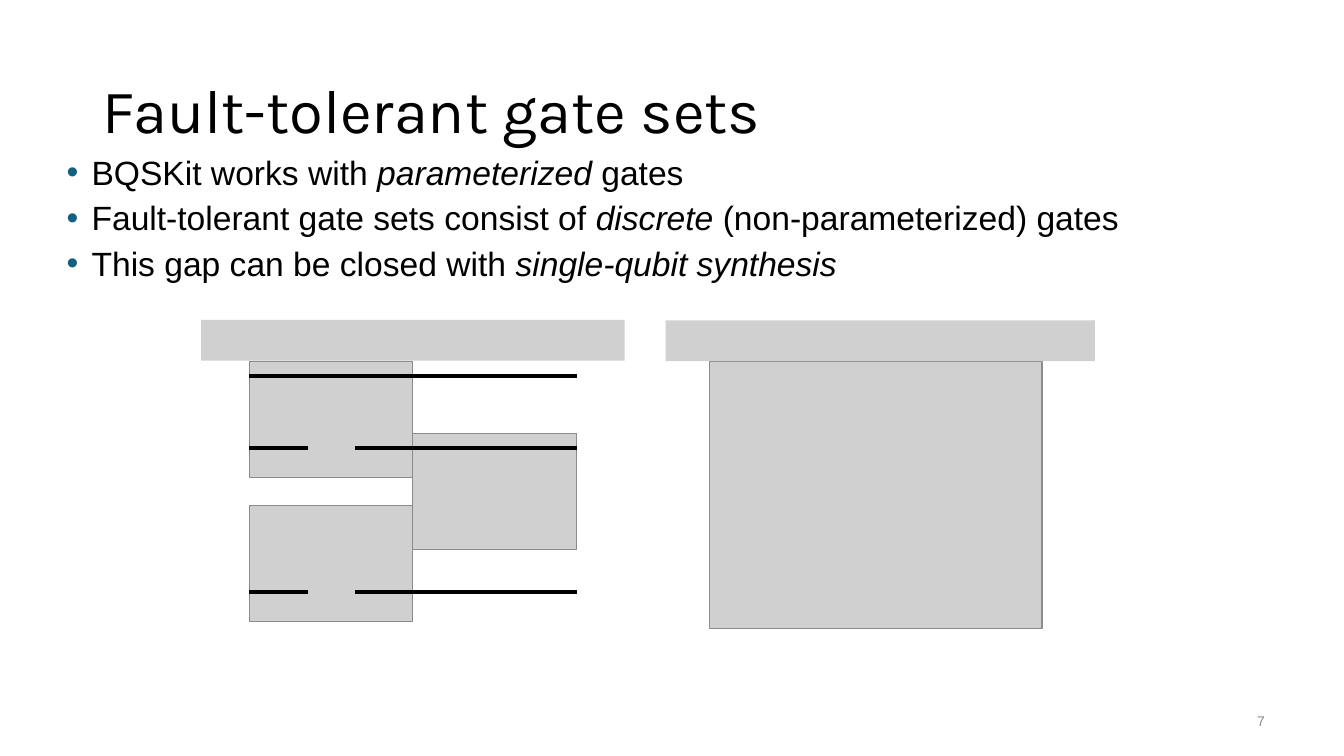
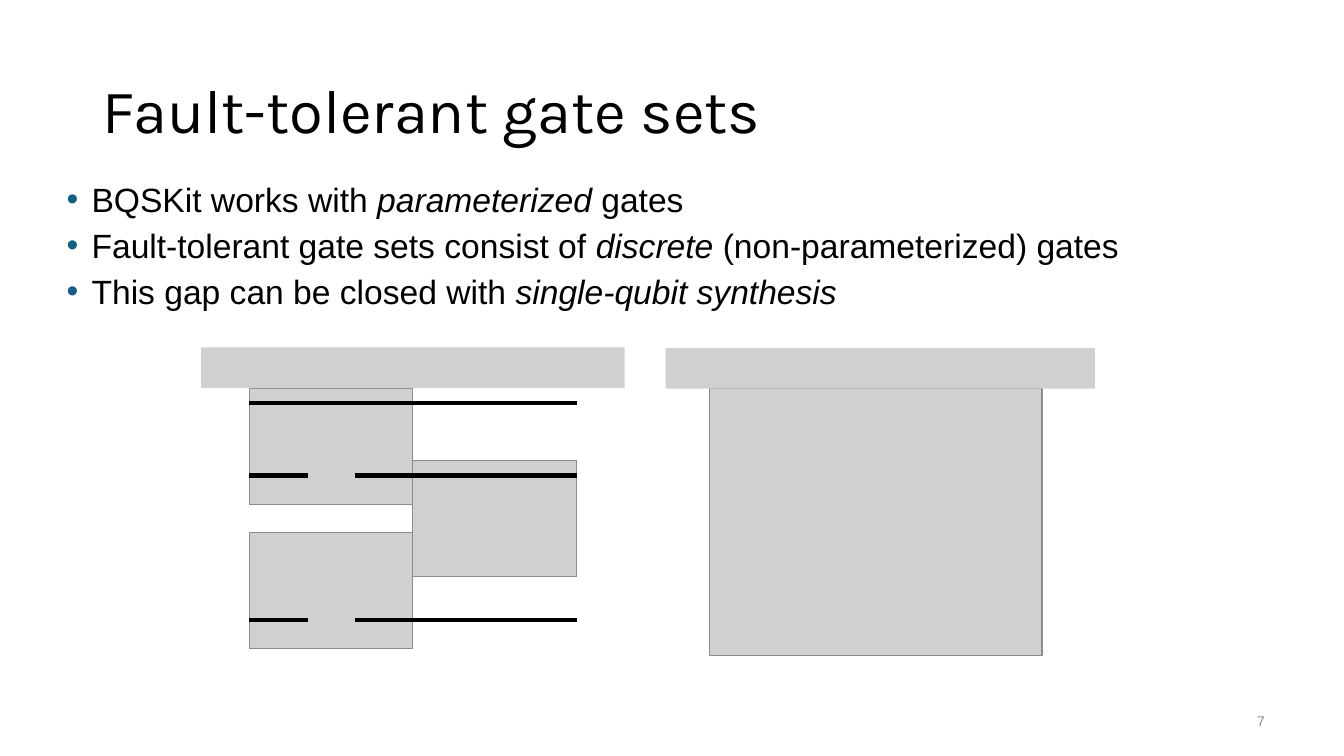
Before and after one commit to BQSKit/bqskit-tutorial, a slide deck: slide 7 of 4_FT_introduction.pptx. Drawn at 1344x756 pixels with LibreOffice and Linux fonts; fonts in the diff are those of the drawing; grey boxes stand for pictures. Boxes give left, top, right and bottom in pixels: in the first picture for what was removed or moved away, otherwise in the second. Text is boxed around its words. In the diff, an @@ line names an element or a change of style, - is before the commit and + after.

```diff
--- a/4_FT_introduction.pptx
+++ b/4_FT_introduction.pptx
@@ picture removed at <box>202,320,625,360</box> @@
@@ picture removed at <box>665,321,1095,361</box> @@
@@ picture added at <box>202,348,625,388</box> @@
@@ picture added at <box>665,348,1095,388</box> @@
@@ 3 pictures, 2 lines, 1 text: place and size @@
-3 pictures, 2 lines, 1 text at <box>92,160,1119,628</box>
+3 pictures, 2 lines, 1 text at <box>92,187,1119,656</box>
@@ 3 lines, 1 picture: place and size @@
-3 lines, 1 picture at <box>249,376,577,593</box>
+3 lines, 1 picture at <box>249,403,577,620</box>
```
Also in this commit, not shown: 6 other slides changed.
